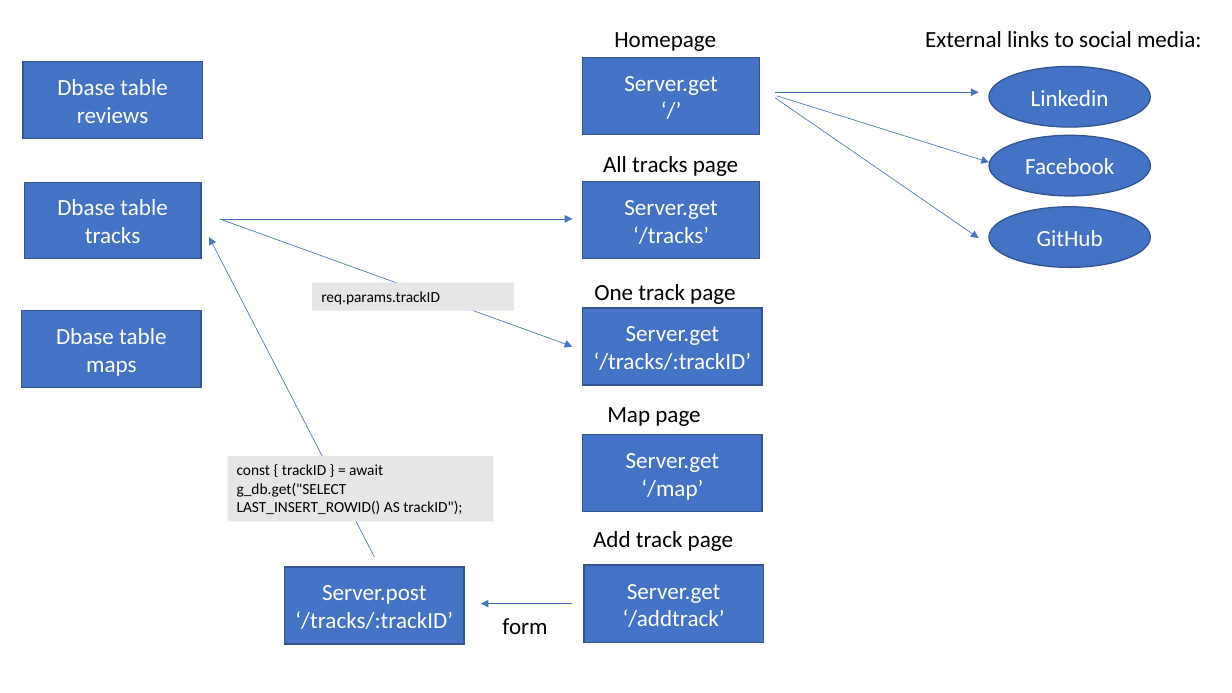
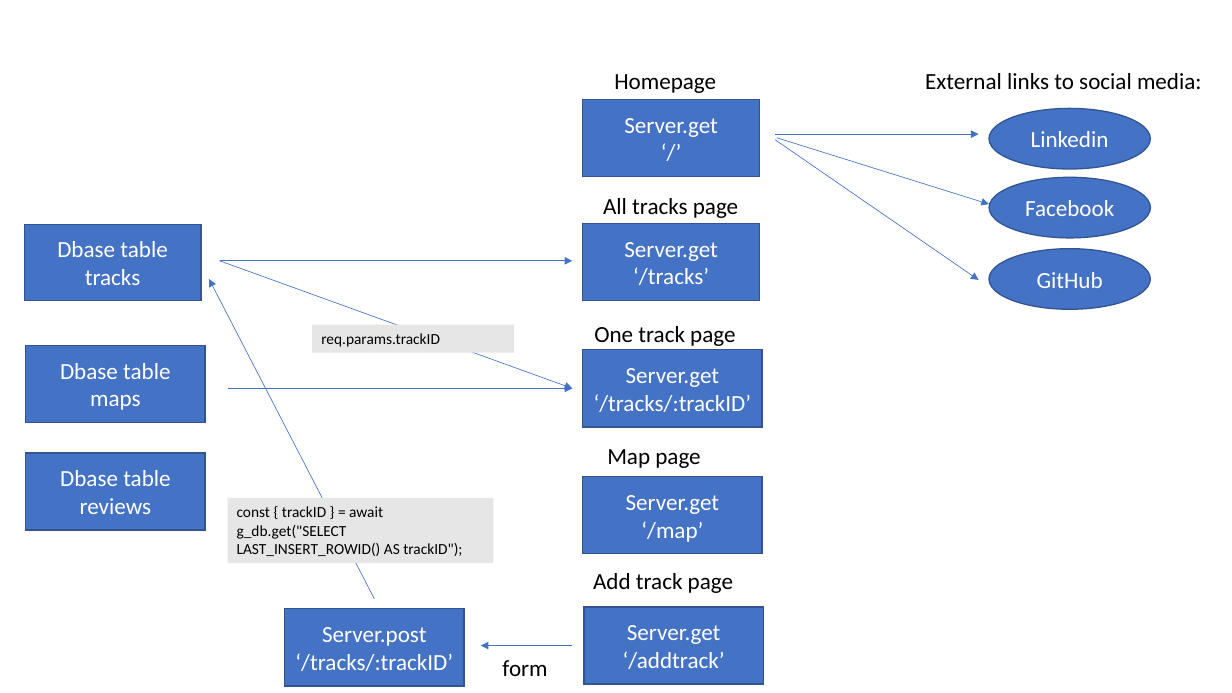
Before and after one commit to Laudylau/NYCDA_TrackApp, a slide deck: slide 1 of Overview_routes_dbase.pptx. Drawn at 1232x693 pixels with LibreOffice and Linux fonts; fonts in the diff are those of the drawing. Boxes give left, top, right and bottom in pixels: in the first picture for what was removed or moved away, otherwise in the second. Text is boxed around its words. In the diff, an @@ line names an element or a change of style, - is before the commit and + after.

```diff
--- a/Overview_routes_dbase.pptx
+++ b/Overview_routes_dbase.pptx
@@ rectangle "Dbase table maps": place and size @@
-rectangle "Dbase table maps" at (22, 311, 201, 387)
+rectangle "Dbase table maps" at (26, 346, 205, 422)
@@ arrow added from (227, 388) to (572, 388), #4472C4 0.5 pt @@
@@ rectangle "Dbase table reviews": place and size @@
-rectangle "Dbase table reviews" at (23, 62, 202, 139)
+rectangle "Dbase table reviews" at (26, 453, 205, 530)
@@ 2 rectangles, 2 texts: place and size @@
-2 rectangles, 2 texts at (583, 156, 762, 551)
+2 rectangles, 2 texts at (583, 198, 762, 593)
@@ 7 rectangles, 7 arrows, 5 texts, 3 ellipses: place and size @@
-7 rectangles, 7 arrows, 5 texts, 3 ellipses at (24, 31, 1202, 644)
+7 rectangles, 7 arrows, 5 texts, 3 ellipses at (24, 73, 1202, 686)
```
Also in this commit, not shown: 8 other files.
